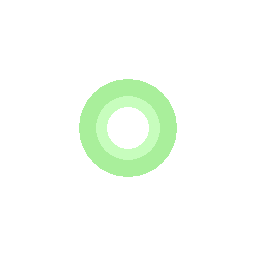
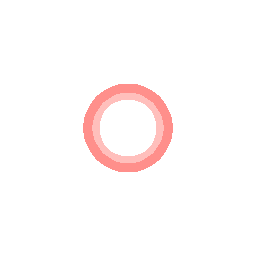
Revision of a layered 256×256 image; what changed, layer by layer:
added layer "Paint Layer 4" above "Paint Layer 3" over [79, 79, 177, 177]
hid "Paint Layer 3" over [79, 79, 177, 177]